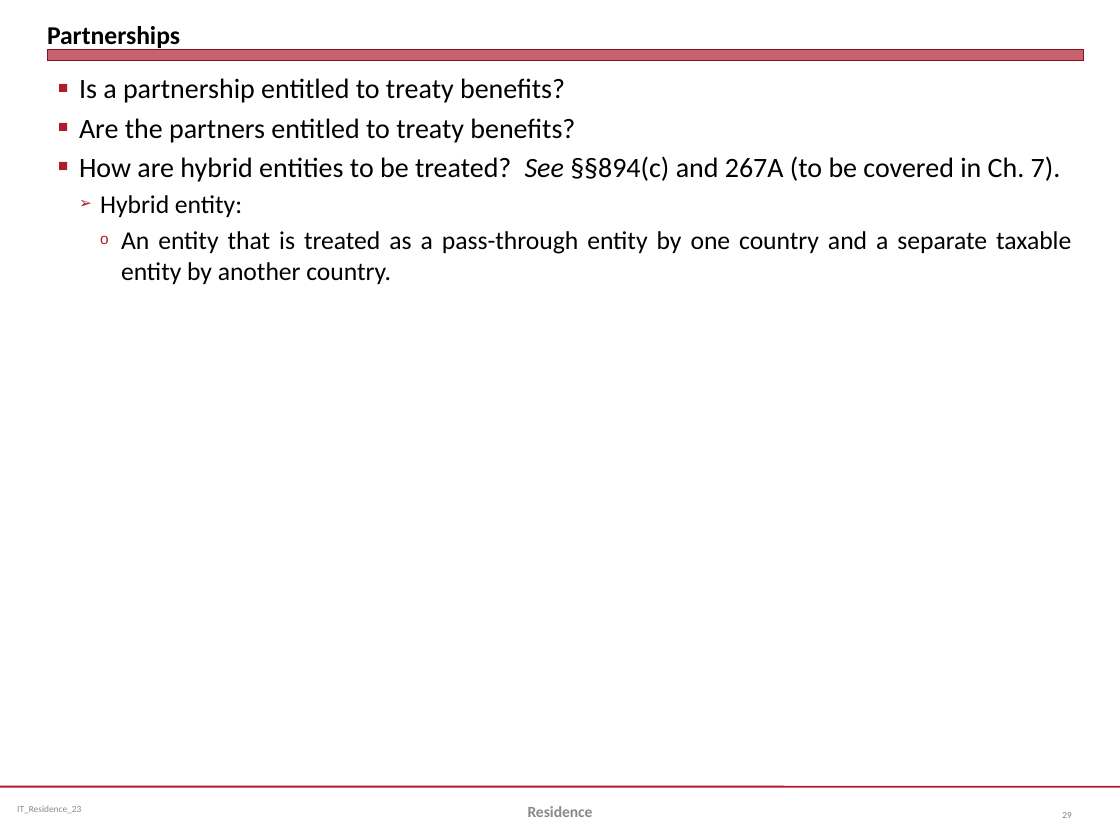
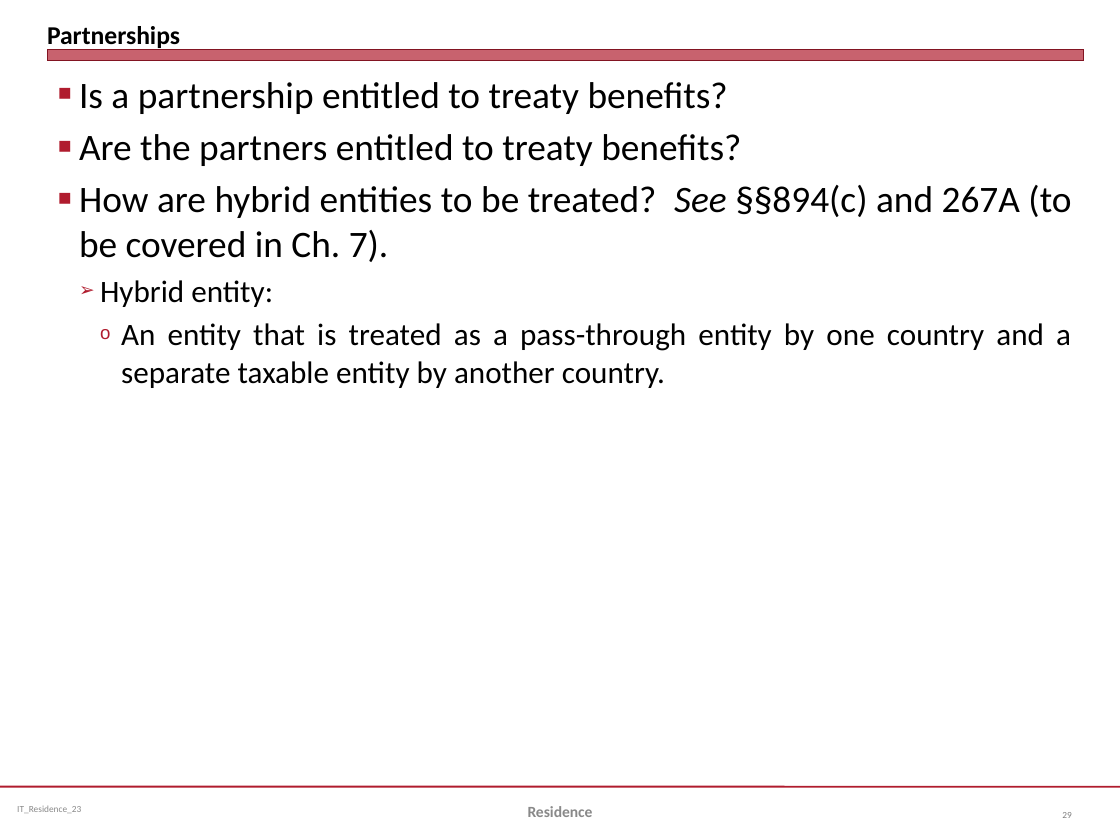
Before and after one commit to jmc877/International-Tax, a slide deck: slide 29 of slides/IT_Residence_23.pptx. Drawn at 1120x840 pixels with LibreOffice and Linux fonts; fonts in the diff are those of the drawing. Boxes give left, top, right and bottom in pixels: in the first picture for what was removed or moved away, otherwise in the second. Text is boxed around its words. In the diff, an @@ line names an element or a change of style, - is before the commit and + after.

```diff
--- a/slides/IT_Residence_23.pptx
+++ b/slides/IT_Residence_23.pptx
@@ text "Is a partnership entitled to ..." at (79,82,1071,388): size 18 to 24 pt in "Is a partnership entitled to treaty benefits?", "Are the partners entitled to treaty benefits?", "How are hybrid entities to be treated? ..."; size 16.5 to 20 pt in "Hybrid entity:", "An entity that is treated as a ..."; more space between paragraphs @@
```
Also in this commit, not shown: 2 other slides changed, 1 slide added, 2 other files.
